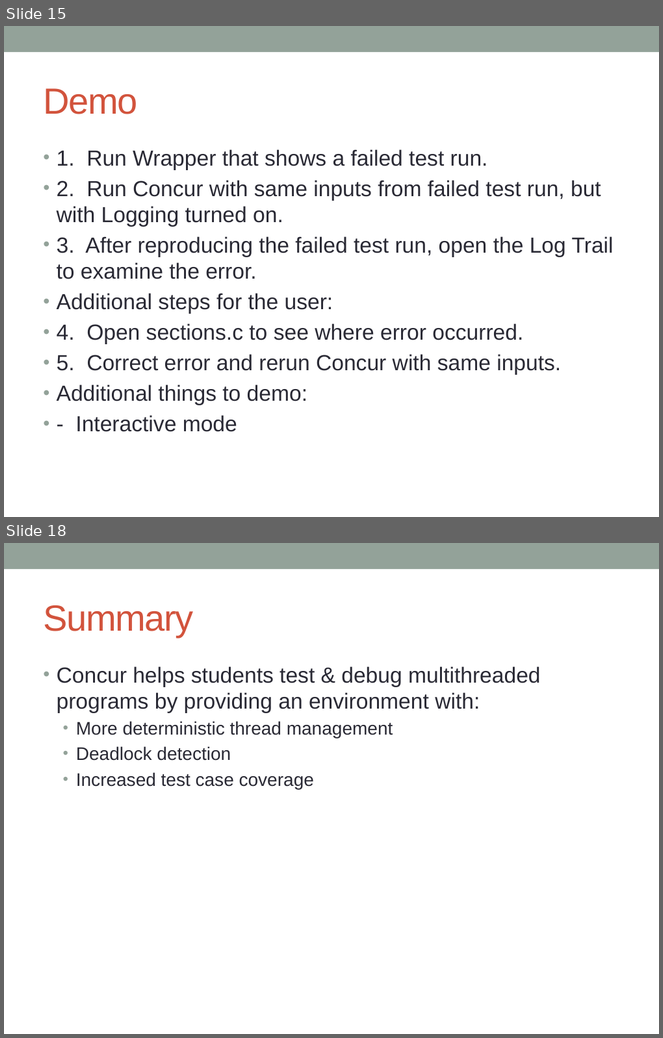
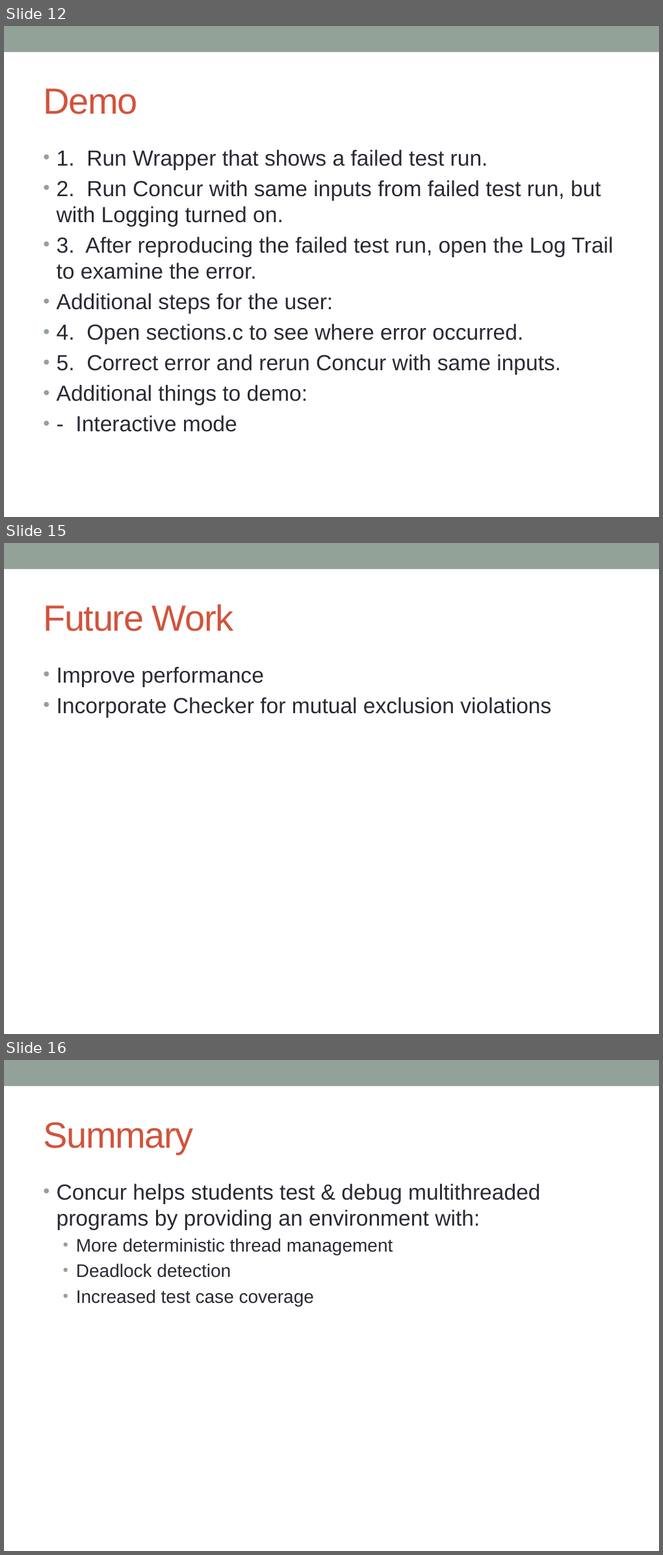
Before and after one commit to concurTestFramework/concurTestFramework, a slide deck: Documents/Concur_Presentation.pptx. Shown one above the other, each under a label of ours: slides 15 and 18 before the commit, slides 12, 15 and 16 after it; the slides between them are not shown. The pictures are 663x1038 and 663x1555 pixels, drawn with LibreOffice and Linux fonts; fonts in the diff are those of the drawing. Boxes give left, top, right and bottom in pixels: in the first picture for what was removed or moved away, otherwise in the second. Text is boxed around its words. In the diff, an @@ line names an element or a change of style, - is before the commit and + after.

```diff
--- a/Documents/Concur_Presentation.pptx
+++ b/Documents/Concur_Presentation.pptx
@@ slide 15 added at [4, 543, 659, 1034], background #FFFFFF; not listed: 1 template element that a slide beside it also shows @@
@@ title added at [43, 604, 233, 631], 40 pt, text #D2533C @@
+Future Work
@@ text added at [57, 667, 551, 718], 24 pt, text #292934 @@
+• Improve performance
+• Incorporate Checker for mutual exclusion violations
@@ what was slide 15 is now slide 12 @@
@@ what was slide 18 is now slide 16 @@
```
Also in this commit, not shown: 7 slides changed, 1 other slide added, 3 slides removed.
